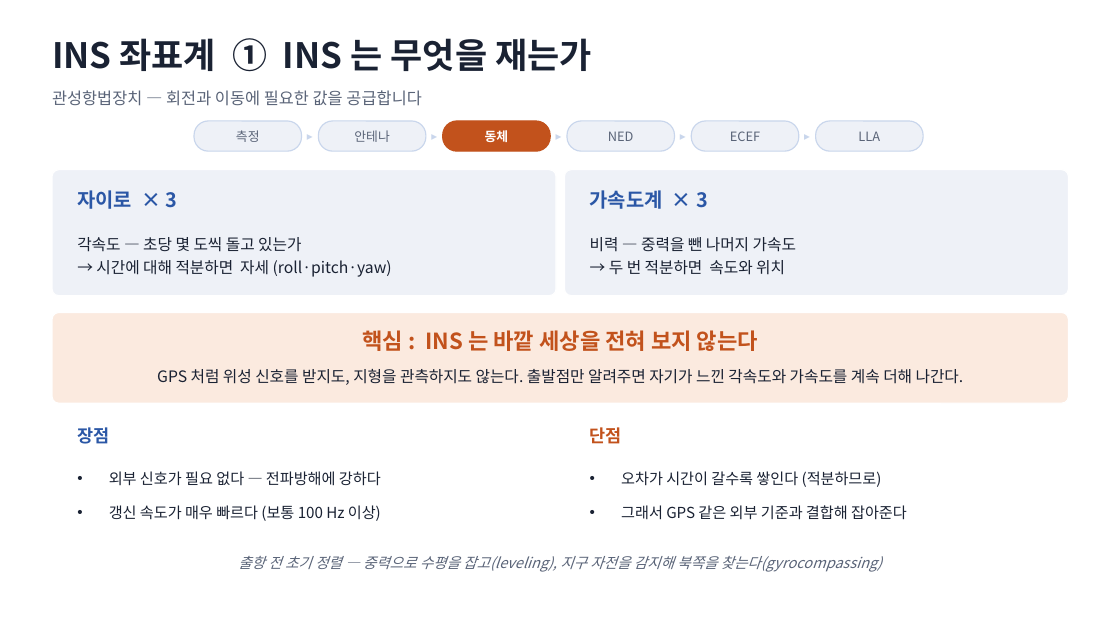
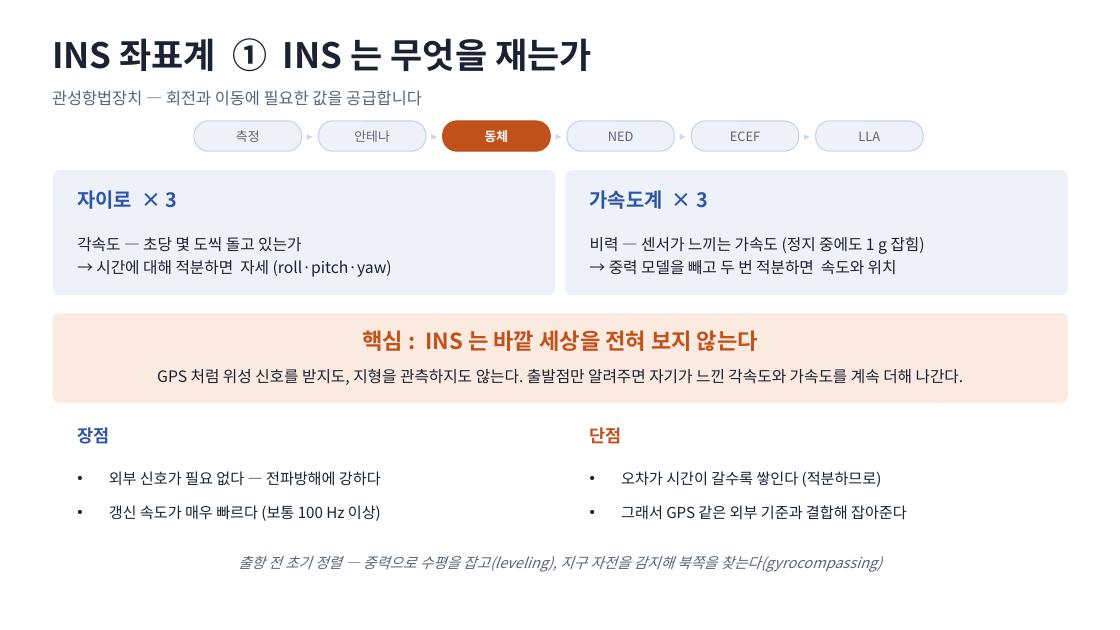
Before and after one commit to harley-hwan/IpcProc, a slide deck: slide 14 of Part2_CoordFrames/ref/산출물/Chapter2_coordinate_systems.pptx. Drawn at 1120x630 pixels with LibreOffice and Linux fonts; fonts in the diff are those of the drawing. Boxes give left, top, right and bottom in pixels: in the first picture for what was removed or moved away, otherwise in the second. Text is boxed around its words. In the diff, an @@ line names an element or a change of style, - is before the commit and + after.

```diff
--- a/Part2_CoordFrames/ref/산출물/Chapter2_coordinate_systems.pptx
+++ b/Part2_CoordFrames/ref/산출물/Chapter2_coordinate_systems.pptx
@@ text at box(590, 237, 925, 275): text changed @@
-비력 — 중력을 뺀 나머지 가속도
-→ 두 번 적분하면 속도와 위치
+비력 — 센서가 느끼는 가속도 (정지 중에도 1 g 잡힘)
+→ 중력 모델을 빼고 두 번 적분하면 속도와 위치
```
Also in this commit, not shown: 15 other slides changed, 10 other files.
